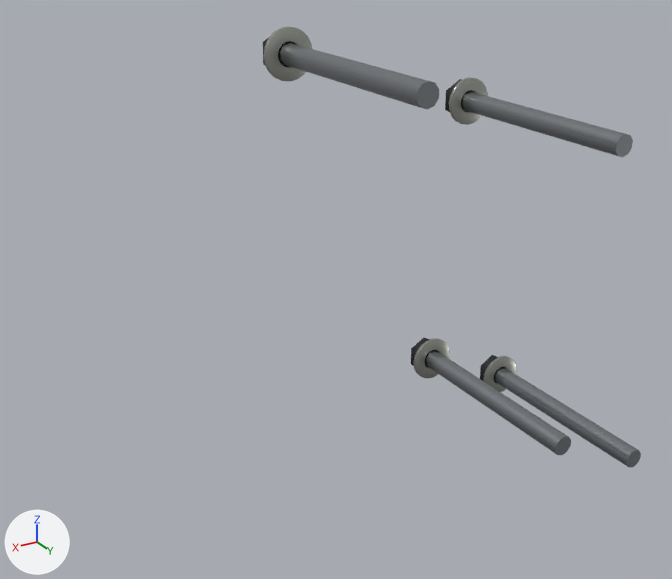
Two versions of the glTF model porsche-911sc-engine/parts/rail-bolts-right.glb, one commit apart.
Camera for both pictures: a 50 mm lens placed at (328.0, -50.0, 76.0), pointed at (211.0, -245.0, -21.0). The lights are fixed; the arrows at lower left show +X, +Y and +Z. The older version comes first.
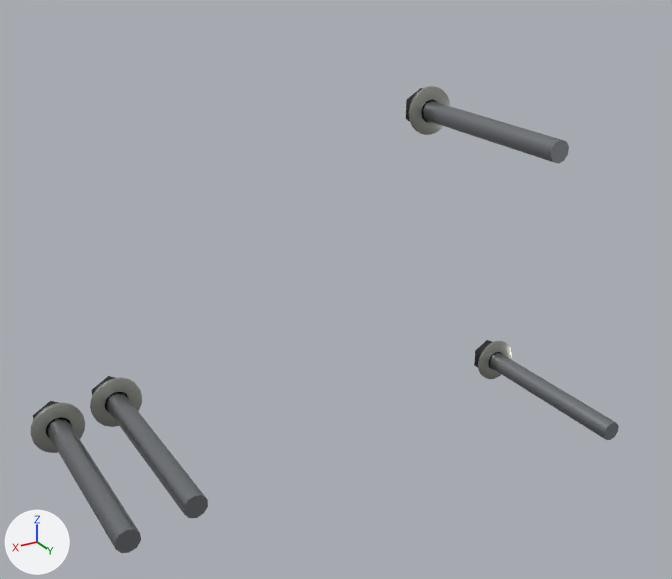
The change, as JSON lines over the scene's bpy script:
```json
{"op": "set", "path": "ob_mesh_0.location", "old": "(149.8, -269.7, 17.79)", "new": "(165.9, -267.4, 17.17)"}
{"op": "set", "path": "ob_mesh_0_001.location", "old": "(210.7, -269.7, 36.65)", "new": "(133.6, -267.4, -72.91)"}
{"op": "set", "path": "ob_mesh_0_002.location", "old": "(128.7, -269.7, -81.1)", "new": "(266.2, -267.4, -50.08)"}
{"op": "set", "path": "ob_mesh_0_003.location", "old": "(159.2, -269.7, -66.49)", "new": "(282.2, -267.4, -53.04)"}
{"op": "set", "path": "ob_mesh_1.location", "old": "(149.8, -272.4, 17.79)", "new": "(165.9, -270.1, 17.17)"}
{"op": "set", "path": "ob_mesh_1_001.location", "old": "(210.7, -272.4, 36.65)", "new": "(133.6, -270.1, -72.91)"}
{"op": "set", "path": "ob_mesh_1_002.location", "old": "(128.7, -272.4, -81.1)", "new": "(266.2, -270.1, -50.08)"}
{"op": "set", "path": "ob_mesh_1_003.location", "old": "(159.2, -272.4, -66.49)", "new": "(282.2, -270.1, -53.04)"}
{"op": "set", "path": "ob_mesh_2.location", "old": "(149.8, -238.6, 17.79)", "new": "(165.9, -240.2, 17.17)"}
{"op": "set", "path": "ob_mesh_2.scale", "old": "(30.6, 30.6, 30.6)", "new": "(26.6, 26.6, 26.6)"}
{"op": "set", "path": "ob_mesh_2_001.location", "old": "(210.7, -238.6, 36.65)", "new": "(133.6, -240.2, -72.91)"}
{"op": "set", "path": "ob_mesh_2_001.scale", "old": "(30.6, 30.6, 30.6)", "new": "(26.6, 26.6, 26.6)"}
{"op": "set", "path": "ob_mesh_2_002.location", "old": "(128.7, -238.6, -81.1)", "new": "(266.2, -240.2, -50.08)"}
{"op": "set", "path": "ob_mesh_2_002.scale", "old": "(30.6, 30.6, 30.6)", "new": "(26.6, 26.6, 26.6)"}
{"op": "set", "path": "ob_mesh_2_003.location", "old": "(159.2, -238.6, -66.49)", "new": "(282.2, -240.2, -53.04)"}
{"op": "set", "path": "ob_mesh_2_003.scale", "old": "(30.6, 30.6, 30.6)", "new": "(26.6, 26.6, 26.6)"}
```

Location of each change, [x1, y1, x2, y2] in pixels of the pictures (672 x 579 px):
```json
{"object": "Mesh_2.003", "change": "moved, rescaled", "before": [426, 351, 571, 455], "after": [48, 419, 141, 553], "on screen": "36% narrower, 29% taller"}
{"object": "Mesh_2", "change": "moved, rescaled", "before": [462, 92, 633, 157], "after": [423, 101, 569, 164], "on screen": "15% narrower"}
{"object": "Mesh_2.001", "change": "moved, rescaled", "before": [280, 43, 439, 109], "after": [490, 353, 619, 440], "on screen": "19% narrower, 31% taller"}
{"object": "Mesh_2.002", "change": "moved, rescaled", "before": [495, 368, 641, 467], "after": [107, 393, 208, 518], "on screen": "31% narrower, 26% taller"}
{"object": "Mesh_0.003", "change": "moved", "before": [413, 338, 450, 379], "after": [31, 403, 85, 453]}
{"object": "Mesh_0.001", "change": "moved", "before": [264, 26, 312, 82], "after": [478, 341, 512, 379]}
{"object": "Mesh_0", "change": "moved", "before": [449, 77, 488, 125], "after": [409, 86, 450, 135]}
{"object": "Mesh_0.002", "change": "moved", "before": [483, 356, 516, 392], "after": [90, 377, 142, 427]}
{"object": "Mesh_1", "change": "moved", "before": [445, 79, 473, 112], "after": [406, 88, 436, 122], "on screen": "mostly hidden"}
{"object": "Mesh_1.003", "change": "moved", "before": [411, 338, 438, 367], "after": [33, 401, 70, 437], "on screen": "mostly hidden"}
{"object": "Mesh_1.002", "change": "moved", "before": [480, 355, 505, 383], "after": [92, 376, 128, 412], "on screen": "mostly hidden"}
{"object": "Mesh_1.001", "change": "moved", "before": [263, 38, 296, 67], "after": [474, 340, 500, 368], "on screen": "mostly hidden"}
```
